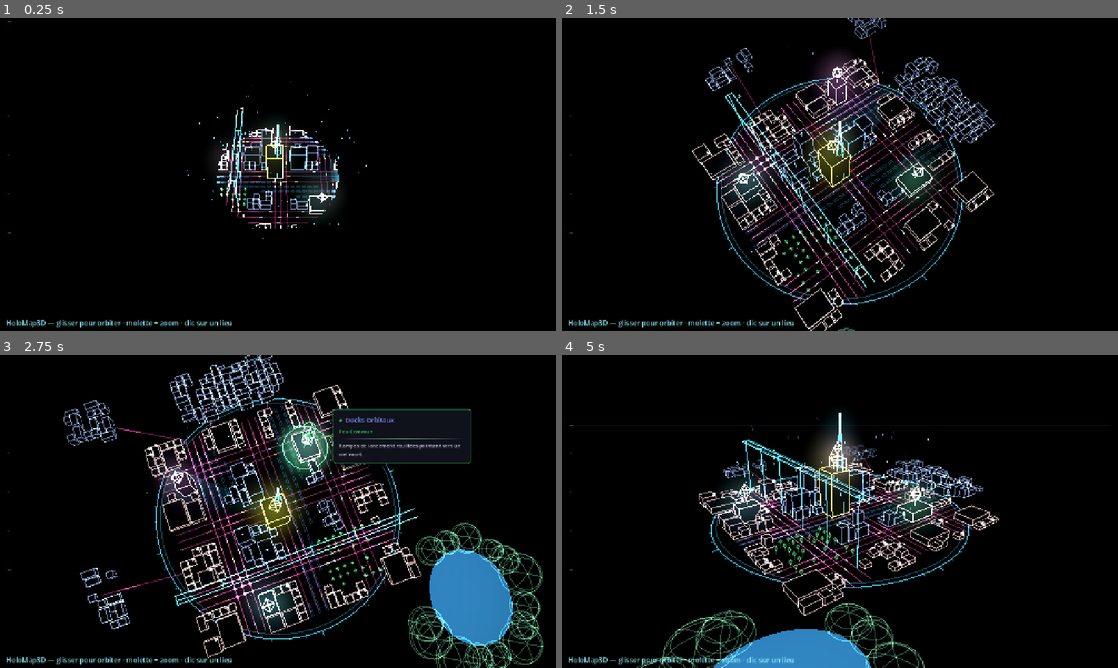
Above: before the commit, frames 1-4 (two rows, left to right).
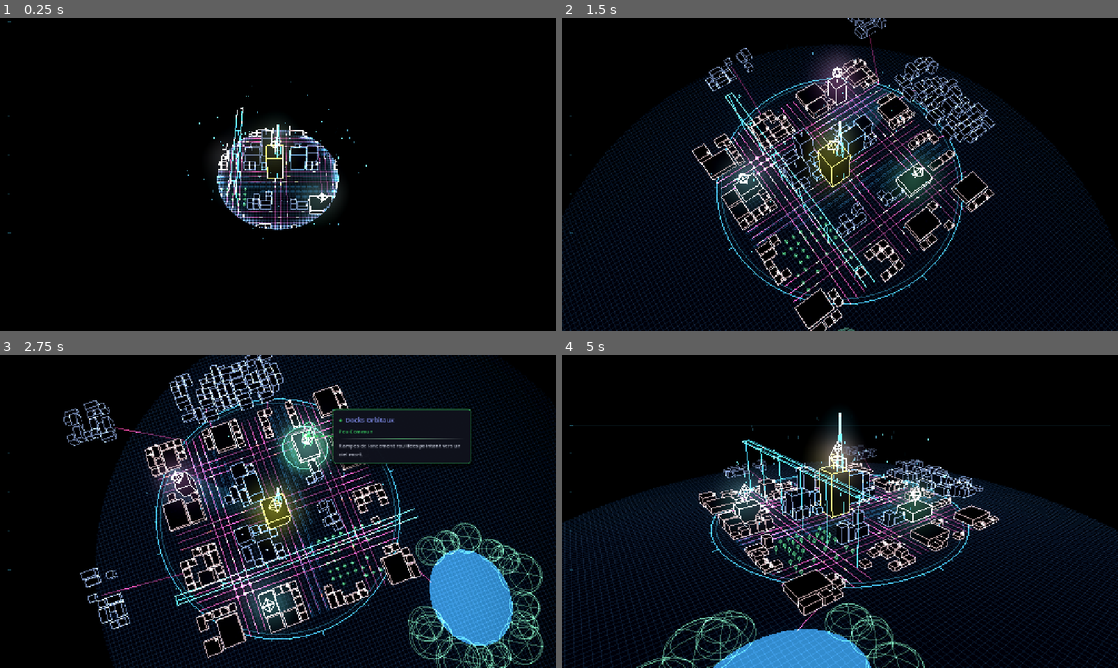
Above: after the commit, the same moments.

Repository: Rhend/Reliquary
Game: Godot game, scene res://scenes/holomap3d/holo_map_3d.tscn
Two runs of this game, one before a commit and one after it. Both use one fixed random seed, a clock stepped at 60 frames per second and the inputs below. This scene is started directly instead of the project's main scene.
Inputs (mouse positions are in pixels of both pictures, inside the frame that each line leads up to):
- Up to frame 1 (0.25 s): no input
- Up to frame 2 (1.5 s): tap Enter at 0.5, 0.6 s; move the mouse to (962, 158) at 0.52 s; hold Right 0.53-1.25 s; click (962, 158) at 0.67 s; tap Space (ui_select) at 0.77 s; drag from (728, 190) to (812, 237) at 1.27 s
- Up to frame 3 (2.75 s): move the mouse to (333, 442) at 2.02 s; hold Right from 2.03 s (still down); tap Enter at 2.1 s
- Up to frame 4 (5 s): release Right at 2.75 s; drag from (812, 574) to (673, 464) at 2.77 s; move the mouse to (1006, 558) at 3.52 s; hold Left 3.53-4.25 s; tap Enter at 3.6 s; tap Space (ui_select) at 3.77 s; drag from (673, 464) to (756, 433) at 4.27 s

The runs differ from the first frame. In frame 1, 2.9% of the frame differs, in the area x 1-61%, y 35-99%; in frame 2, 25%; in frame 3, 27%, in the area x 1-100%, y 0-100%; in frame 4, 24%.

Commit message:
feat(holomap3d): sol maillé liant + route vers le lac, retrait du texte d'aide
- Sol : grand disque de terre sombre + maillage fin (petits carrés ½-cellule)
  clippé au disque → matérialise le terrain et rattache ville/lac/collines/
  faubourgs à un même sol (toggle `sol_actif`, matériau `_mat_sol`).
- Route : un axe sort du coin sud-ouest de la ville et rejoint la rive du lac.
- Retrait du label d'aide « HoloMap3D — glisser pour orbiter… » (_setup_debug
  n'est plus appelé).

Co-Authored-By: Claude Opus 4.8 <noreply@anthropic.com>

Diff:
--- a/scenes/holomap3d/HoloMap3D.gd
+++ b/scenes/holomap3d/HoloMap3D.gd
@@ -102,6 +102,8 @@
 # Faubourgs/routes/lac GREFFÉS autour du carré (asymétriques, hors grille) :
 # cassent la symétrie du carré sans rien chevaucher du tissu existant.
 @export var exterieur_actif := true
+# Sol : nappe de terre + maillage fin (petits carrés) qui lie tout l'ensemble.
+@export var sol_actif := true
 
 # ─── Hologramme (glow + post-process) ─────────────────────────
 @export_group("Hologramme")
@@ -192,6 +194,7 @@
 var _mat_neon: ShaderMaterial          # accents néon (enseignes, nœuds d'intersection)
 var _mat_lieu_decor: ShaderMaterial    # décor d'un lieu sans bâtiment (parc tier-coloré)
 var _mat_lac: ShaderMaterial           # nappe d'eau pleine (lac satellite, hors carré)
+var _mat_sol: ShaderMaterial           # sol : nappe de terre + maillage fin (liant)
 var _distance_cible := 15.0
 var _intro_en_cours := false
 var _mats_reveal: Array[ShaderMaterial] = []   # matériaux supportant le reveal d'intro
@@ -217,7 +220,6 @@
 	_setup_materials()
 	if post_process_interne:
 		_setup_post()
-	_setup_debug()
 	if hud_actif:
 		_setup_hud()
 	_setup_tooltip()
@@ -311,15 +313,22 @@
 	_mat_lac.set_shader_parameter("emission_strength", 1.3)
 	_mat_lac.set_shader_parameter("alpha_mult", 1.0)
 
+	# Sol : émission faible (la luminosité réelle vient des vertex colors — nappe
+	# très sombre + maillage discret) → matérialise le terrain sans écraser la ville.
+	_mat_sol = ShaderMaterial.new()
+	_mat_sol.shader = LINE_SHADER
+	_mat_sol.set_shader_parameter("emission_strength", 0.7)
+	_mat_sol.set_shader_parameter("alpha_mult", 1.0)
+
 	# Brume de profondeur : poussée sur les matériaux de lignes/routes/trafic
 	# (les faces ne fadent pas → l'occlusion reste). Les lieux/faisceaux
 	# utilisent les valeurs par défaut du shader (cohérentes avec ces exports).
-	for m: ShaderMaterial in [_mat_decor, _mat_ambiance, _mat_lac, _mat_routes, _mat_trafic, _mat_neon, _mat_lieu_decor]:
+	for m: ShaderMaterial in [_mat_decor, _mat_ambiance, _mat_lac, _mat_sol, _mat_routes, _mat_trafic, _mat_neon, _mat_lieu_decor]:
 		m.set_shader_parameter("fog_debut", brume_debut)
 		m.set_shader_parameter("fog_fin", brume_fin)
 
 	# Matériaux qui réagissent au reveal d'intro (matérialisation radiale).
-	_mats_reveal = [_mat_decor, _mat_ambiance, _mat_lac, _mat_routes, _mat_faces, _mat_trafic, _mat_neon, _mat_lieu_decor]
+	_mats_reveal = [_mat_decor, _mat_ambiance, _mat_lac, _mat_sol, _mat_routes, _mat_faces, _mat_trafic, _mat_neon, _mat_lieu_decor]
 
 func _setup_post() -> void:
 	var layer := CanvasLayer.new()
@@ -400,6 +409,8 @@
 
 	if socle_actif:
 		_build_socle()
+	if sol_actif:
+		_build_sol()        # nappe de terre + maillage fin : liant visuel sous tout
 	_build_routes_neon()
 	if noeuds_actif:
 		_build_noeuds()
@@ -505,6 +516,45 @@
 		n += HoloMesh3D.line(s, dir * r, dir * (r + ext),
 				Color(couleur_socle, 0.5 if long else 0.28))
 	_ajouter_mesh(HoloMesh3D.commit(s, n), "Socle")   # _mat_decor → léger glow cyan
+
+# ─── Sol : nappe de terre + maillage fin (liant visuel sous tout) ──
+# Un grand disque sombre (la « matière » du terrain) + un quadrillage fin de
+# tout petits carrés posés dessus, le tout clippé au disque (pas de bord carré).
+# Couvre la ville, le lac, les collines et les faubourgs proches → tout est
+# rattaché à un même sol. Centre décalé vers le lac pour englober l'ensemble.
+func _build_sol() -> void:
+	var sc := Vector2(6.0, 22.0)    # centre du disque-terrain (entre ville et lac)
+	var R := 34.0                   # rayon (cellules)
+	# 1) Nappe de terre pleine (disque sombre) — additif → léger relief de fond.
+	var sp := HoloMesh3D.st_tri()
+	var npq := 0
+	var c_terre := Color(0.05, 0.07, 0.10, 1.0)
+	var cw := _world(sc.x, sc.y, -0.004)
+	var seg := 96
+	var prev := _world(sc.x + R, sc.y, -0.004)
+	for i in range(1, seg + 1):
+		var a := TAU * float(i) / float(seg)
+		var cur := _world(sc.x + cos(a) * R, sc.y + sin(a) * R, -0.004)
+		sp.set_color(c_terre); sp.add_vertex(cw)
+		sp.set_color(c_terre); sp.add_vertex(prev)
+		sp.set_color(c_terre); sp.add_vertex(cur)
+		npq += 1
+		prev = cur
+	_ajouter_mesh(HoloMesh3D.commit(sp, npq), "SolTerre", _mat_sol)
+	# 2) Maillage fin (petits carrés) clippé au disque (chordes dans le cercle).
+	var sg := HoloMesh3D.st()
+	var ng := 0
+	var c_grille := Color(0.16, 0.22, 0.30, 0.42)
+	var pas := 0.5                  # demi-cellule → tout petits carrés
+	var yg := -0.003
+	var k := -R
+	while k <= R + 0.001:
+		var half := sqrt(maxf(0.0, R * R - k * k))
+		if half > 0.05:
+			ng += HoloMesh3D.line(sg, _world(sc.x + k, sc.y - half, yg), _world(sc.x + k, sc.y + half, yg), c_grille)
+			ng += HoloMesh3D.line(sg, _world(sc.x - half, sc.y + k, yg), _world(sc.x + half, sc.y + k, yg), c_grille)
+		k += pas
+	_ajouter_mesh(HoloMesh3D.commit(sg, ng), "SolGrille", _mat_sol)
 
 # ─── Balayage radar (sweep en éventail, tourne lentement) ─────
 func _build_radar() -> void:
@@ -828,6 +878,8 @@
 	nr += _route_ext(sr, [Vector2(ed, 17), Vector2(grille + 3, 18), Vector2(grille + 7, 18)], route_intensite_rue)
 	nr += _route_ext(sr, [Vector2(ed, 5), Vector2(grille + 2, 0), Vector2(grille + 5, -5)], route_intensite_rue)
 	nr += _route_ext(sr, [Vector2(10, 0), Vector2(10.5, -5), Vector2(11, -11)], route_intensite_rue)
+	# Route jusqu'au lac : sort du coin sud-ouest de la ville et rejoint la rive.
+	nr += _route_ext(sr, [Vector2(2, ed), Vector2(-0.5, ed + 1.0), Vector2(-1.7, 28.6)], route_intensite_avenue)
 	if nr > 0:
 		var mir := MeshInstance3D.new()
 		mir.name = "RoutesExt"
